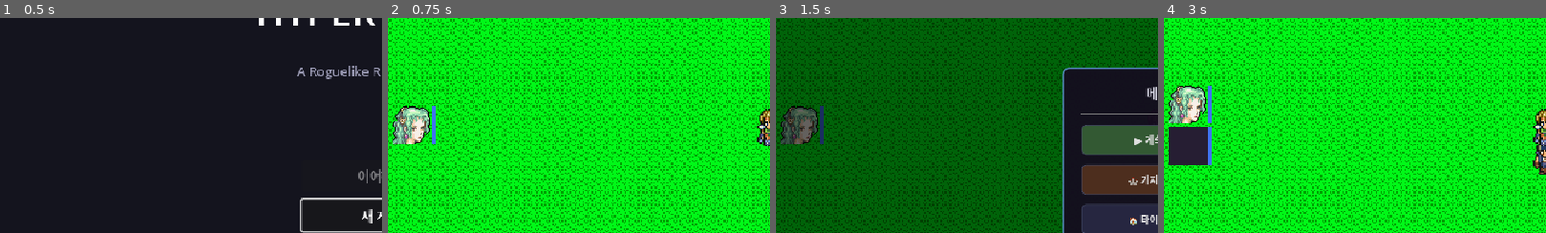
Above: before the commit, frames 1-4 (left to right).
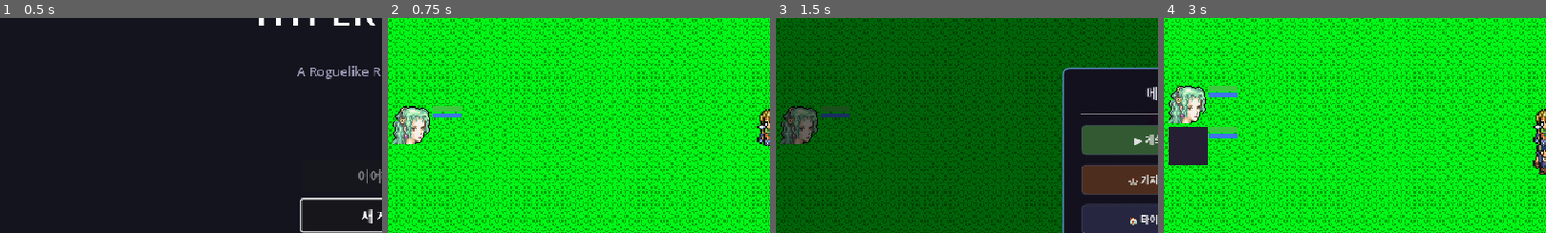
Above: after the commit, the same moments.

Repository: limmmmmmn/Appears-Appears
Game: Godot game, scene res://scenes/main/Main.tscn
The game is run twice, just before and just after one commit, with the same random seed, the same clock (stepped at 60 frames per second) and the same inputs.
Inputs:
- Up to frame 1 (0.5 s): no input
- Up to frame 2 (0.75 s): click "새 게임" at 0.5 s
- Up to frame 3 (1.5 s): click "☰" at 1.25 s
- Up to frame 4 (3 s): click "🏰 철수" at 2 s; click "👤+ 영입" at 2.75 s
The pictures show only the part of the screen within x 0-50%, y 20-70%; the shares and areas given below are measured in that part.

Frame 1 is identical in both runs. In frame 2, 0.5% of the frame differs, in the area x 11-20%, y 40-59%; in frame 3, 0.5%; in frame 4, 1.0%, in the area x 11-20%, y 31-69%.

Commit message:
좌측 파티 초상화 패널: 가변 길이 바 시스템 + HP 잔상 + 색상 자동전환
- HeroCard: 페이스칩(48x48) + 가변 HP/MP 바 (max_hp/500, max_mp/200 기준)
- HP 바 색상 자동전환 (녹색→노란색→빨간색)
- HP 잔상(ghost) 효과: 즉시 감소 후 0.4s 지연 추적
- Tween 애니메이션, 셰이크, 사망 오버레이
- BottomPartyCards: init_party() API 추가

https://claude.ai/code/session_01LzmX6vSTcWcWe1rR4SRP8n

Diff:
--- a/scenes/ui/BottomPartyCards.tscn
+++ b/scenes/ui/BottomPartyCards.tscn
@@ -17,7 +17,7 @@
 anchor_top = 0.25
 anchor_bottom = 0.65
 offset_left = 6.0
-offset_right = 62.0
+offset_right = 178.0
 grow_vertical = 2
 alignment = 1
 theme_override_constants/separation = 4
--- a/scenes/ui/HeroCard.tscn
+++ b/scenes/ui/HeroCard.tscn
@@ -3,6 +3,6 @@
 [ext_resource type="Script" path="res://scripts/ui/field/HeroCard.gd" id="1_script"]
 
 [node name="HeroCard" type="Control"]
-custom_minimum_size = Vector2(55, 48)
+custom_minimum_size = Vector2(170, 48)
 mouse_filter = 1
 script = ExtResource("1_script")
--- a/scripts/ui/field/BottomPartyCards.gd
+++ b/scripts/ui/field/BottomPartyCards.gd
@@ -80,6 +80,25 @@
 
 
 #region 패널 레벨 API
+func init_party(heroes: Array) -> void:
+	## 파티 데이터로 초기화. 각 영웅의 max_hp/max_mp에 따라 바 길이 자동 계산
+	cards.clear()
+	if cards_container:
+		for child in cards_container.get_children():
+			cards_container.remove_child(child)
+			child.queue_free()
+	for i in range(heroes.size()):
+		if heroes[i] == null:
+			continue
+		var card: HeroCard = HeroCardScene.instantiate()
+		card.init(i)
+		card.equipment_dropped.connect(_on_card_equip_dropped)
+		card.field_heal_requested.connect(_on_field_heal_requested)
+		cards_container.add_child(card)
+		cards.append(card)
+		card.update_from_hero(heroes[i])
+
+
 func update_hp(index: int, current: int, max_hp: int) -> void:
 	if index >= 0 and index < cards.size():
 		cards[index].update_hp(current, max_hp)
--- a/scripts/ui/field/HeroCard.gd
+++ b/scripts/ui/field/HeroCard.gd
@@ -1,20 +1,39 @@
 extends Control
 class_name HeroCard
-## 발더스게이트 스타일 초상화 유닛
-## 페이스칩(48x48) + HP 오버레이(빨간 반투명) + MP 바(우측 세로 3px) + 사망 오버레이
+## 좌측 파티 초상화 유닛
+## 페이스칩(48x48) + 가변 길이 HP/MP 바 (잔상, Tween, 색상 전환)
 
 const FACE_CHIP_PATH := "res://assets/sprites/heroes/%s.png"
 const FACE_SIZE := 48
-const MP_BAR_WIDTH := 6
-
-const HP_OVERLAY_COLOR := Color(0.8, 0, 0, 0.5)
+const BAR_GAP := 2  # 페이스칩 ↔ 바 사이 간격
+
+# 바 크기
+const HP_BAR_HEIGHT := 7
+const MP_BAR_HEIGHT := 5
+const BAR_SPACING := 2  # HP바 ↔ MP바 사이 간격
+const MAX_BAR_WIDTH := 120  # 바 최대 픽셀 너비
+const MIN_BAR_RATIO := 0.3  # 바 최소 비율 (= 36px)
+
+# 바 길이 기준값 (가변 시스템) — 외부에서 변경 가능
+var hp_reference: int = 500
+var mp_reference: int = 200
+
+# HP 색상 (잔량 기반 자동 전환)
+const HP_COLOR_HIGH := Color(0.25, 0.78, 0.25)   # 60% 이상
+const HP_COLOR_MID  := Color(0.92, 0.72, 0.2)    # 30~60%
+const HP_COLOR_LOW  := Color(0.92, 0.22, 0.22)   # 30% 미만
+const HP_GHOST_COLOR := Color(1.0, 0.35, 0.35, 0.8)
 const MP_BAR_COLOR := Color(0.25, 0.45, 0.95)
-const MP_BAR_BG_COLOR := Color(0.05, 0.05, 0.1, 0.8)
+const BAR_BG_COLOR := Color(0.06, 0.06, 0.09, 0.9)
+
 const DEATH_OVERLAY_COLOR := Color(0.1, 0.1, 0.1, 0.7)
 const PLACEHOLDER_COLOR := Color(0.15, 0.12, 0.2)
-const BORDER_COLOR := Color(0.3, 0.3, 0.35, 0.6)
-
+
+# 타이밍
 const HP_TWEEN_DURATION := 0.35
+const MP_TWEEN_DURATION := 0.3
+const GHOST_DELAY := 0.4
+const GHOST_DURATION := 0.5
 const SHAKE_DURATION := 0.2
 const SHAKE_STRENGTH := 3.0
 
@@ -24,65 +43,75 @@
 var hero_index: int = -1
 var hero_id: String = ""
 
-# 노드 참조 (코드에서 생성)
+# 래퍼 (셰이크 대상)
+var content: Control
+
+# 페이스칩 노드
 var face_container: Control
 var placeholder: ColorRect
 var face_chip: TextureRect
-var hp_overlay: ColorRect
 var death_overlay: ColorRect
 var skull_label: Label
+
+# 바 노드
+var bars_container: Control
+var hp_bar_bg: ColorRect
+var hp_ghost: ColorRect
+var hp_bar: ColorRect
 var mp_bar_bg: ColorRect
-var mp_bar_fill: ColorRect
-var border_rect: ColorRect
-
+var mp_bar: ColorRect
+
+# 바 길이 캐시
+var _hp_bar_width: float = MAX_BAR_WIDTH
+var _mp_bar_width: float = MAX_BAR_WIDTH
+
+# 상태 추적
+var _prev_hp: int = -1
+var _prev_mp: int = -1
+
+# 트윈
 var _hp_tween: Tween
+var _mp_tween: Tween
+var _ghost_tween: Tween
 var _shake_tween: Tween
-var _prev_hp_ratio: float = 1.0
 
 
 func _ready() -> void:
-	custom_minimum_size = Vector2(FACE_SIZE + MP_BAR_WIDTH + 1, FACE_SIZE)
+	custom_minimum_size = Vector2(FACE_SIZE + BAR_GAP + MAX_BAR_WIDTH, FACE_SIZE)
 	_build_ui()
 
 
 func _build_ui() -> void:
-	# --- 페이스칩 컨테이너 (클리핑 영역) ---
+	# --- 콘텐츠 래퍼 (셰이크 대상) ---
+	content = Control.new()
+	content.position = Vector2.ZERO
+	content.size = Vector2(FACE_SIZE + BAR_GAP + MAX_BAR_WIDTH, FACE_SIZE)
+	content.mouse_filter = MOUSE_FILTER_IGNORE
+	add_child(content)
+
+	# --- 페이스칩 영역 ---
 	face_container = Control.new()
 	face_container.position = Vector2.ZERO
 	face_container.size = Vector2(FACE_SIZE, FACE_SIZE)
 	face_container.clip_children = Control.CLIP_CHILDREN_AND_DRAW
 	face_container.mouse_filter = MOUSE_FILTER_STOP
 	face_container.gui_input.connect(_on_gui_input)
-	add_child(face_container)
-
-	# 플레이스홀더 배경
+	content.add_child(face_container)
+
 	placeholder = ColorRect.new()
-	placeholder.position = Vector2.ZERO
 	placeholder.size = Vector2(FACE_SIZE, FACE_SIZE)
 	placeholder.color = PLACEHOLDER_COLOR
 	placeholder.mouse_filter = MOUSE_FILTER_IGNORE
 	face_container.add_child(placeholder)
 
-	# 페이스칩 텍스처
 	face_chip = TextureRect.new()
-	face_chip.position = Vector2.ZERO
 	face_chip.size = Vector2(FACE_SIZE, FACE_SIZE)
 	face_chip.expand_mode = TextureRect.EXPAND_IGNORE_SIZE
 	face_chip.stretch_mode = TextureRect.STRETCH_KEEP_ASPECT_CENTERED
 	face_chip.mouse_filter = MOUSE_FILTER_IGNORE
 	face_container.add_child(face_chip)
 
-	# HP 오버레이 (아래에서 위로 차오름)
-	hp_overlay = ColorRect.new()
-	hp_overlay.color = HP_OVERLAY_COLOR
-	hp_overlay.mouse_filter = MOUSE_FILTER_IGNORE
-	hp_overlay.position = Vector2(0, FACE_SIZE)
-	hp_overlay.size = Vector2(FACE_SIZE, 0)
-	face_container.add_child(hp_overlay)
-
-	# 사망 오버레이
 	death_overlay = ColorRect.new()
-	death_overlay.position = Vector2.ZERO
 	death_overlay.size = Vector2(FACE_SIZE, FACE_SIZE)
 	death_overlay.color = DEATH_OVERLAY_COLOR
 	death_overlay.mouse_filter = MOUSE_FILTER_IGNORE
@@ -93,35 +122,43 @@
 	skull_label.text = "☠"
 	skull_label.horizontal_alignment = HORIZONTAL_ALIGNMENT_CENTER
 	skull_label.vertical_alignment = VERTICAL_ALIGNMENT_CENTER
-	skull_label.position = Vector2.ZERO
 	skull_label.size = Vector2(FACE_SIZE, FACE_SIZE)
 	skull_label.add_theme_font_size_override("font_size", 22)
 	skull_label.add_theme_color_override("font_color", Color(0.8, 0.2, 0.2))
 	skull_label.mouse_filter = MOUSE_FILTER_IGNORE
 	death_overlay.add_child(skull_label)
 
-	# 테두리
-	border_rect = ColorRect.new()
-	border_rect.position = Vector2.ZERO
-	border_rect.size = Vector2(FACE_SIZE, FACE_SIZE)
-	border_rect.color = Color.TRANSPARENT
-	border_rect.mouse_filter = MOUSE_FILTER_IGNORE
-	face_container.add_child(border_rect)
-
-	# --- MP 바 (페이스칩 우측, 위에서 아래로 줄어듦) ---
-	mp_bar_bg = ColorRect.new()
-	mp_bar_bg.position = Vector2(FACE_SIZE + 1, 0)
-	mp_bar_bg.size = Vector2(MP_BAR_WIDTH, FACE_SIZE)
-	mp_bar_bg.color = MP_BAR_BG_COLOR
-	mp_bar_bg.mouse_filter = MOUSE_FILTER_IGNORE
-	add_child(mp_bar_bg)
-
-	mp_bar_fill = ColorRect.new()
-	mp_bar_fill.position = Vector2(FACE_SIZE + 1, 0)
-	mp_bar_fill.size = Vector2(MP_BAR_WIDTH, FACE_SIZE)
-	mp_bar_fill.color = MP_BAR_COLOR
-	mp_bar_fill.mouse_filter = MOUSE_FILTER_IGNORE
-	add_child(mp_bar_fill)
+	# --- 바 영역 ---
+	bars_container = Control.new()
+	bars_container.position = Vector2(FACE_SIZE + BAR_GAP, 0)
+	bars_container.size = Vector2(MAX_BAR_WIDTH, FACE_SIZE)
+	bars_container.mouse_filter = MOUSE_FILTER_IGNORE
+	content.add_child(bars_container)
+
+	# HP: bg → ghost → fill
+	var hp_y: float = 0.0
+	hp_bar_bg = _make_rect(Vector2(0, hp_y), Vector2(MAX_BAR_WIDTH, HP_BAR_HEIGHT), BAR_BG_COLOR)
+	bars_container.add_child(hp_bar_bg)
+	hp_ghost = _make_rect(Vector2(0, hp_y), Vector2(MAX_BAR_WIDTH, HP_BAR_HEIGHT), HP_GHOST_COLOR)
+	bars_container.add_child(hp_ghost)
+	hp_bar = _make_rect(Vector2(0, hp_y), Vector2(MAX_BAR_WIDTH, HP_BAR_HEIGHT), HP_COLOR_HIGH)
+	bars_container.add_child(hp_bar)
+
+	# MP: bg → fill
+	var mp_y: float = HP_BAR_HEIGHT + BAR_SPACING
+	mp_bar_bg = _make_rect(Vector2(0, mp_y), Vector2(MAX_BAR_WIDTH, MP_BAR_HEIGHT), BAR_BG_COLOR)
+	bars_container.add_child(mp_bar_bg)
+	mp_bar = _make_rect(Vector2(0, mp_y), Vector2(MAX_BAR_WIDTH, MP_BAR_HEIGHT), MP_BAR_COLOR)
+	bars_container.add_child(mp_bar)
+
+
+func _make_rect(pos: Vector2, sz: Vector2, color: Color) -> ColorRect:
+	var r := ColorRect.new()
+	r.position = pos
+	r.size = sz
+	r.color = color
+	r.mouse_filter = MOUSE_FILTER_IGNORE
+	return r
 
 
 #region 초기화
@@ -130,15 +167,38 @@
 #endregion
 
 
-#region 데이터 갱신 (BottomPartyCards에서 호출)
+#region 데이터 갱신
 func update_from_hero(hero: Hero) -> void:
 	if hero == null:
 		return
 	hero_id = hero.id
 	_load_face_chip(hero)
+	_recalc_bar_widths(hero.get_max_hp(), hero.get_max_mp())
 	update_hp(hero.current_hp, hero.get_max_hp())
 	update_mp(hero.current_mp, hero.get_max_mp())
 	set_dead(hero.is_dead)
+#endregion
+
+
+#region 바 길이 가변 시스템
+func _recalc_bar_widths(max_hp: int, max_mp: int) -> void:
+	_hp_bar_width = _calc_bar_length(max_hp, hp_reference)
+	_mp_bar_width = _calc_bar_length(max_mp, mp_reference)
+
+	# 배경 바 크기
+	if hp_bar_bg:
+		hp_bar_bg.size.x = _hp_bar_width
+	if mp_bar_bg:
+		mp_bar_bg.size.x = _mp_bar_width
+
+	# 카드 최소 너비 = 페이스칩 + 갭 + 더 긴 바
+	var wider: float = maxf(_hp_bar_width, _mp_bar_width)
+	custom_minimum_size.x = FACE_SIZE + BAR_GAP + wider
+
+
+func _calc_bar_length(max_value: int, reference: int) -> float:
+	var ratio: float = clampf(float(max_value) / float(reference), MIN_BAR_RATIO, 1.0)
+	return ratio * MAX_BAR_WIDTH
 #endregion
 
 
@@ -163,53 +223,91 @@
 #endregion
 
 
-#region HP 오버레이 (Tween 보간)
+#region HP 바 (Tween + 잔상)
 func update_hp(current: int, max_hp: int) -> void:
-	if hp_overlay == null:
+	if hp_bar == null:
 		return
 	var ratio: float = clampf(float(current) / float(max_hp), 0.0, 1.0) if max_hp > 0 else 1.0
-	var overlay_h: float = FACE_SIZE * (1.0 - ratio)
-	var overlay_y: float = FACE_SIZE - overlay_h
-
-	if _hp_tween and _hp_tween.is_valid():
-		_hp_tween.kill()
-	_hp_tween = create_tween().set_parallel(true)
-	_hp_tween.tween_property(hp_overlay, "position:y", overlay_y, HP_TWEEN_DURATION) \
+	var target_w: float = _hp_bar_width * ratio
+
+	# HP 색상 자동 전환
+	if ratio > 0.6:
+		hp_bar.color = HP_COLOR_HIGH
+	elif ratio > 0.3:
+		hp_bar.color = HP_COLOR_MID
+	else:
+		hp_bar.color = HP_COLOR_LOW
+
+	# 첫 호출 (초기화 — 애니메이션 없음)
+	if _prev_hp < 0:
+		hp_bar.size.x = target_w
+		hp_ghost.size.x = target_w
+		_prev_hp = current
+		return
+
+	# HP 감소 → 바 즉시 줄고, 잔상이 지연 후 따라옴
+	if current < _prev_hp:
+		hp_bar.size.x = target_w
+		_kill_tween(_ghost_tween)
+		_ghost_tween = create_tween()
+		_ghost_tween.tween_interval(GHOST_DELAY)
+		_ghost_tween.tween_property(hp_ghost, "size:x", target_w, GHOST_DURATION) \
+			.set_ease(Tween.EASE_IN).set_trans(Tween.TRANS_QUAD)
+
+	# HP 증가 → 바 부드럽게 늘어남
+	elif current > _prev_hp:
+		_kill_tween(_ghost_tween)
+		hp_ghost.size.x = target_w
+		_kill_tween(_hp_tween)
+		_hp_tween = create_tween()
+		_hp_tween.tween_property(hp_bar, "size:x", target_w, HP_TWEEN_DURATION) \
+			.set_ease(Tween.EASE_OUT).set_trans(Tween.TRANS_QUAD)
+
+	_prev_hp = current
+#endregion
+
+
+#region MP 바 (Tween)
+func update_mp(current: int, max_mp: int) -> void:
+	if mp_bar == null:
+		return
+	var ratio: float = clampf(float(current) / float(max_mp), 0.0, 1.0) if max_mp > 0 else 1.0
+	var target_w: float = _mp_bar_width * ratio
+
+	if _prev_mp < 0:
+		mp_bar.size.x = target_w
+		_prev_mp = current
+		return
+
+	_kill_tween(_mp_tween)
+	_mp_tween = create_tween()
+	_mp_tween.tween_property(mp_bar, "size:x", target_w, MP_TWEEN_DURATION) \
 		.set_ease(Tween.EASE_OUT).set_trans(Tween.TRANS_QUAD)
-	_hp_tween.tween_property(hp_overlay, "size:y", overlay_h, HP_TWEEN_DURATION) \
-		.set_ease(Tween.EASE_OUT).set_trans(Tween.TRANS_QUAD)
-	_prev_hp_ratio = ratio
-#endregion
-
-
-#region MP 바
-func update_mp(current: int, max_mp: int) -> void:
-	if mp_bar_fill == null:
-		return
-	var ratio: float = clampf(float(current) / float(max_mp), 0.0, 1.0) if max_mp > 0 else 1.0
-	mp_bar_fill.size.y = FACE_SIZE * ratio
-#endregion
-
-
-#region 사망 오버레이
+	_prev_mp = current
+#endregion
+
+
+#region 사망 처리
 func set_dead(is_dead: bool) -> void:
 	if death_overlay:
 		death_overlay.visible = is_dead
+	if bars_container:
+		bars_container.visible = not is_dead
 #endregion
 
 
 #region 피격 셰이크
 func shake() -> void:
-	if face_container == null:
-		return
-	if _shake_tween and _shake_tween.is_valid():
-		_shake_tween.kill()
+	if content == null:
+		return
+	_kill_tween(_shake_tween)
+	var ox: float = 0.0
 	_shake_tween = create_tween()
-	_shake_tween.tween_property(face_container, "position:x", -SHAKE_STRENGTH, SHAKE_DURATION * 0.15)
-	_shake_tween.tween_property(face_container, "position:x", SHAKE_STRENGTH, SHAKE_DURATION * 0.15)
-	_shake_tween.tween_property(face_container, "position:x", -SHAKE_STRENGTH * 0.6, SHAKE_DURATION * 0.15)
-	_shake_tween.tween_property(face_container, "position:x", SHAKE_STRENGTH * 0.6, SHAKE_DURATION * 0.15)
-	_shake_tween.tween_property(face_container, "position:x", 0.0, SHAKE_DURATION * 0.1)
+	_shake_tween.tween_property(content, "position:x", ox - SHAKE_STRENGTH, SHAKE_DURATION * 0.15)
+	_shake_tween.tween_property(content, "position:x", ox + SHAKE_STRENGTH, SHAKE_DURATION * 0.15)
+	_shake_tween.tween_property(content, "position:x", ox - SHAKE_STRENGTH * 0.6, SHAKE_DURATION * 0.15)
+	_shake_tween.tween_property(content, "position:x", ox + SHAKE_STRENGTH * 0.6, SHAKE_DURATION * 0.15)
+	_shake_tween.tween_property(content, "position:x", ox, SHAKE_DURATION * 0.1)
 
 
 func play_damage_anim() -> void:
@@ -217,15 +315,22 @@
 
 
 func play_attack_anim() -> void:
-	if face_container == null:
-		return
-	if _shake_tween and _shake_tween.is_valid():
-		_shake_tween.kill()
+	if content == null:
+		return
+	_kill_tween(_shake_tween)
+	var oy: float = 0.0
 	_shake_tween = create_tween()
-	_shake_tween.tween_property(face_container, "position:y", -5.0, 0.08) \
+	_shake_tween.tween_property(content, "position:y", oy - 5.0, 0.08) \
 		.set_ease(Tween.EASE_OUT)
-	_shake_tween.tween_property(face_container, "position:y", 0.0, 0.12) \
+	_shake_tween.tween_property(content, "position:y", oy, 0.12) \
 		.set_ease(Tween.EASE_IN)
+#endregion
+
+
+#region 유틸
+func _kill_tween(tw: Tween) -> void:
+	if tw and tw.is_valid():
+		tw.kill()
 #endregion
 
 
